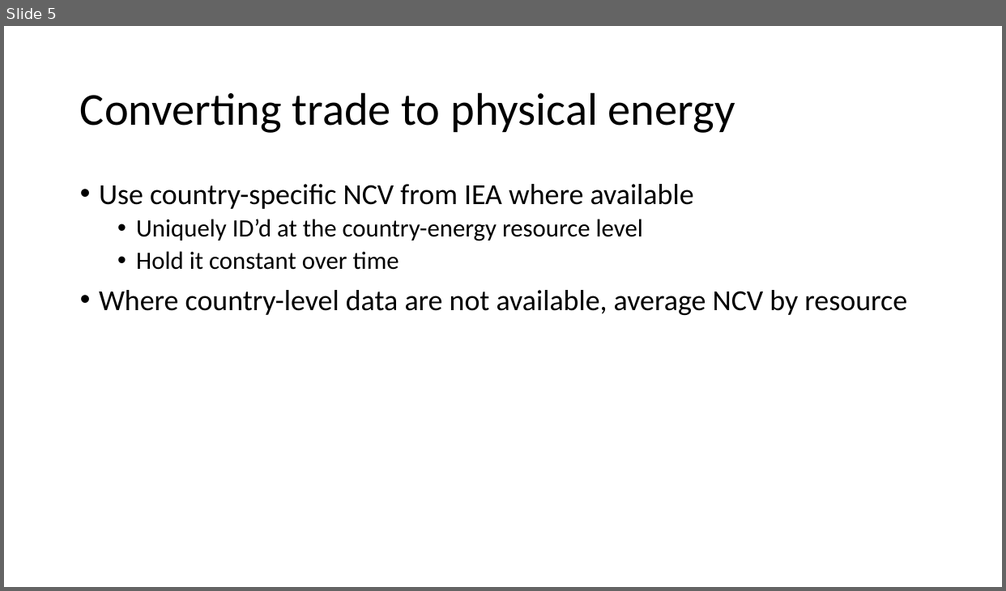
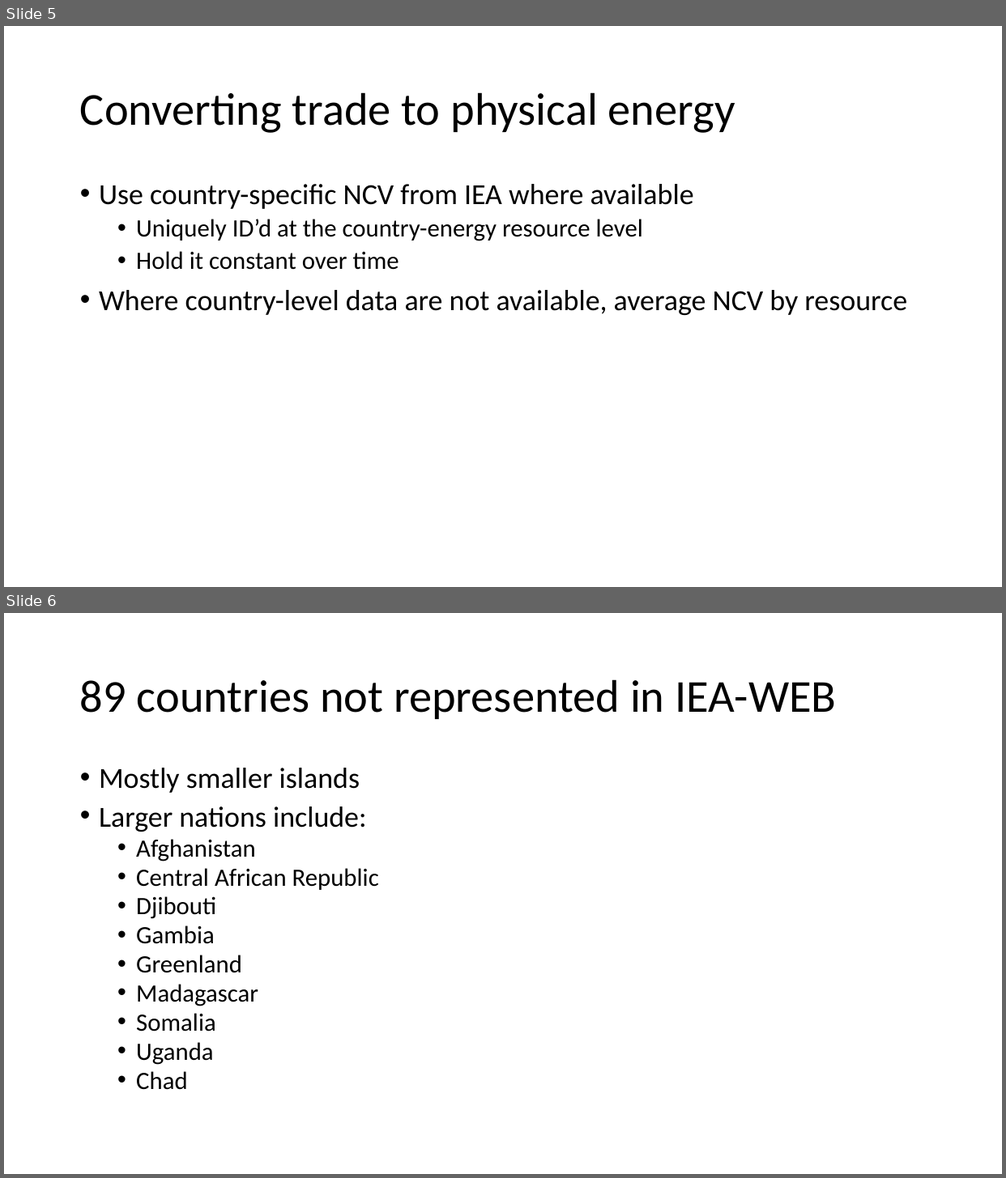
Before and after one commit to junukitashepard/message_trade, a slide deck: presentations/Update_2019-06-12.pptx. Shown one above the other, each under a label of ours: slide 5 before the commit, slides 5 and 6 after it. The pictures are 1006x591 and 1006x1178 pixels, drawn with LibreOffice and Linux fonts; fonts in the diff are those of the drawing. Boxes give left, top, right and bottom in pixels: in the first picture for what was removed or moved away, otherwise in the second. Text is boxed around its words. In the diff, an @@ line names an element or a change of style, - is before the commit and + after.

Commit message:
Make list of non-IEA countries

```diff
--- a/presentations/Update_2019-06-12.pptx
+++ b/presentations/Update_2019-06-12.pptx
@@ slide 6 added at (4, 613, 1002, 1174), background #FFFFFF @@
@@ title added at (80, 679, 836, 719), 44 pt, text #000000 @@
+89 countries not represented in IEA-WEB
@@ text added at (99, 768, 379, 1090), 24 pt, text #000000 @@
+• Mostly smaller islands
+• Larger nations include:
+  • Afghanistan
+  • Central African Republic
+  • Djibouti
+  • Gambia
+  • Greenland
+  • Madagascar
+  • Somalia
+  • Uganda
+  • Chad
```
Also in this commit, not shown: 3 other files.
